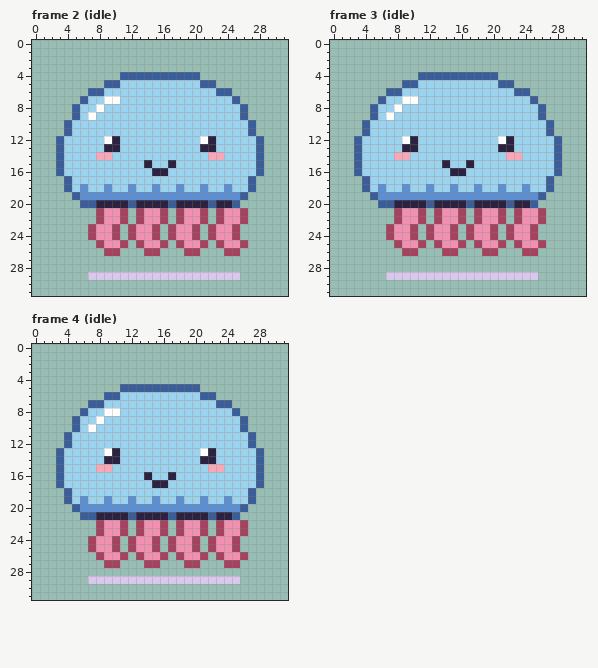
Two versions of one pixel-art file, art/characters/ocean/jellop.aseprite. That is the earlier state.
32x32 pixels, 28 frames. Shown: frame 2 (idle), frame 3 (idle), frame 4 (idle).
After:
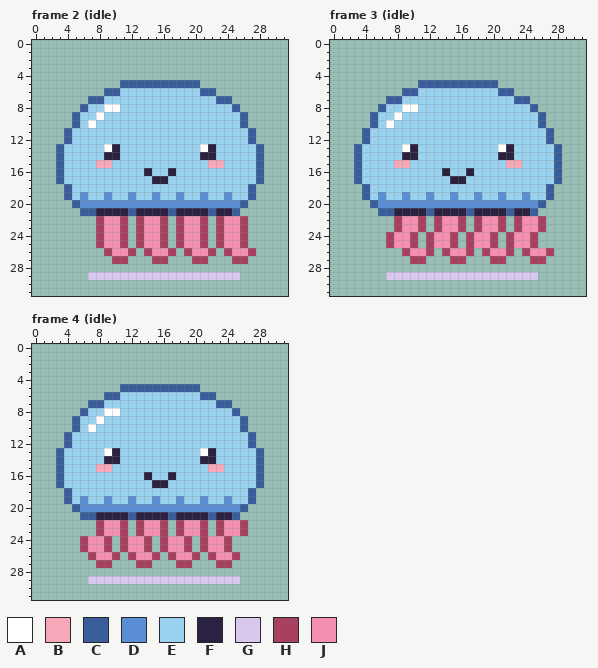
Palette (. is transparent): A #ffffff  B #f7a8b8  C #3a5d9c  D #5a8fd6  E #9ad3f0  F #2b2140  G #d9c8ee  H #a8405f  J #f48fb1
The edit:
Changed rows in their new state; - is an unchanged pixel.
Frame 2 (idle), layers "face", "pet":
first column x 3:
 4 --------..........--------
 5 ------..CCCCCCCCCC..------
 6 ----..CC----------CC..----
 7 ---.CCEE------------CC.---
 8 --.C-EAA--------------C.--
 9 ----EA--------------------
10 -.C-A------------------C.-
12 .C----EE----------EE----C.
13 ------A-----------A-------
14 -----EFF----------FFE-----
15 -----BB----E--E----BB-----
16 -----------FEEF-----------
17 CE----------FF----------EC
18 ---E--E--E--E--E--E--E----
19 -CE-EE-EE-EE-EE-EE-EE-EEC-
20 --CDDDDDDDDDDDDDDDDDDDDC--
21 ---CCFFFFCFFFFCFFFFCFFC.--
23 ----.H-JH.H-JH.H-JH.H-JH--
24 ----.H-JH.H-JH.H-JH.H-JH--
26 -------JJH--JJH--JJH--JJH-
27 -------HH---HH---HH---HH--
Frame 3 (idle), layers "face", "pet":
first column x 3:
 4 --------..........--------
 5 ------..CCCCCCCCCC..------
 6 ----..CC----------CC..----
 7 ---.CCEE------------CC.---
 8 --.C-EAA--------------C.--
 9 ----EA--------------------
10 -.C-A------------------C.-
12 .C----EE----------EE----C.
13 ------A-----------A-------
14 -----EFF----------FFE-----
15 -----BB----E--E----BB-----
16 -----------FEEF-----------
17 CE----------FF----------EC
18 ---E--E--E--E--E--E--E----
19 -CE-EE-EE-EE-EE-EE-EE-EEC-
20 --CDDDDDDDDDDDDDDDDDDDDC--
21 ---CCFFFFCFFFFCFFFFCFFC.--
23 ----.H-JH.H-JH.H-JH.H-JH--
25 ----HJ-H.HJ-H.HJ-H.HJ-H.--
26 -------JJH--JJH--JJH--JJH-
27 -------HH---HH---HH---HH--
Frame 4 (idle), layer "pet":
first column x 6:
24 HJ-H.HJ-H.HJ-H.HJ-H.-
25 HJ-H.HJ-H.HJ-H.HJ-H.-
26 -HJ-H.HJ-H.HJ-H.HJ-H.
27 --H-.--H-.--H-.--H-.-
